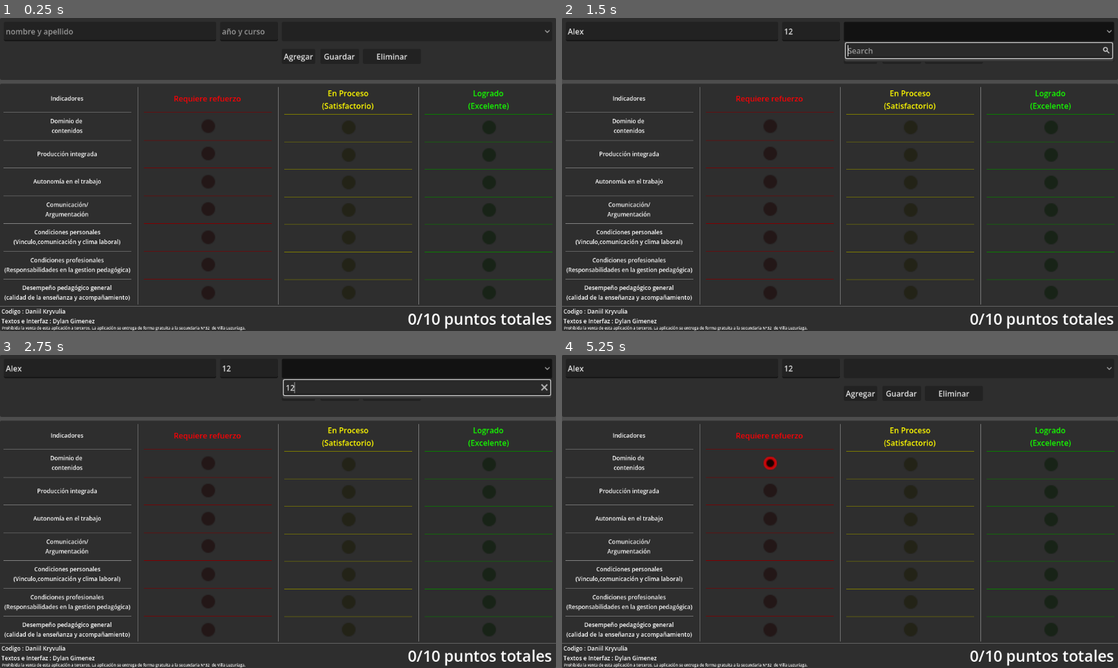
Above: before the commit, frames 1-4 (two rows, left to right).
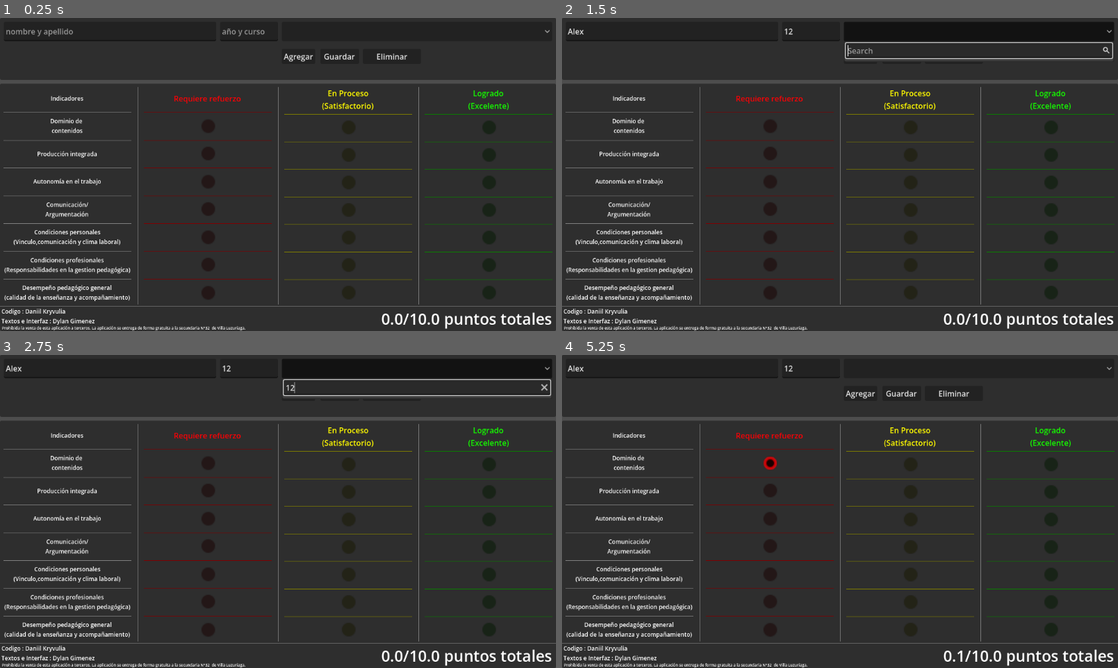
Above: after the commit, the same moments.

Repository: Kiwsety/Evaluacion-De-Profesores
Game: Godot game, scene res://control.tscn
Two runs of this game, one before a commit and one after it. Both use one fixed random seed, a clock stepped at 60 frames per second and the inputs below.
Inputs (mouse positions are in pixels of both pictures, inside the frame that each line leads up to):
- Up to frame 1 (0.25 s): no input
- Up to frame 2 (1.5 s): click (673, 30) at 0.52 s; type "Alex" at 0.6 s; click (812, 30) at 0.75 s; type "12" at 0.83 s; click (979, 30) at 1.25 s
- Up to frame 3 (2.75 s): click (417, 386) at 2.02 s; type "12" at 2.1 s
- Up to frame 4 (5.25 s): click "Agregar" at 2.75 s; click "Guardar" at 3.5 s; click "Eliminar" at 4.25 s; click (767, 464) at 5.02 s

The runs differ from the first frame. In frame 1, 0.2% of the frame differs, in the area x 68-80%, y 94-98%; in frame 2, 0.2%; in frame 3, 0.2%; in frame 4, 0.2%.

Commit message:
1.0.0.1
+ export presets
* points display

Diff:
--- a/control.gd
+++ b/control.gd
@@ -2,8 +2,6 @@
 
 @onready var TEACHERS = $Teacher
 @onready var POINTS = $Points
-
-@onready var http_request = $HTTPRequest
 
 func _ready() -> void:
 	load_computer()
--- a/points.gd
+++ b/points.gd
@@ -17,7 +17,7 @@
 
 
 	Points = i
-	$PointCount.text = str(int(round(Points/70.0 * n))) + "/" + str(n) + " puntos totales"
+	$PointCount.text = str(int(round(Points/7.0 * n))/10.0) + "/" + str(n) + ".0 puntos totales"
 
 
 func save_point_data(idx):
Not shown, added: export_presets.cfg
